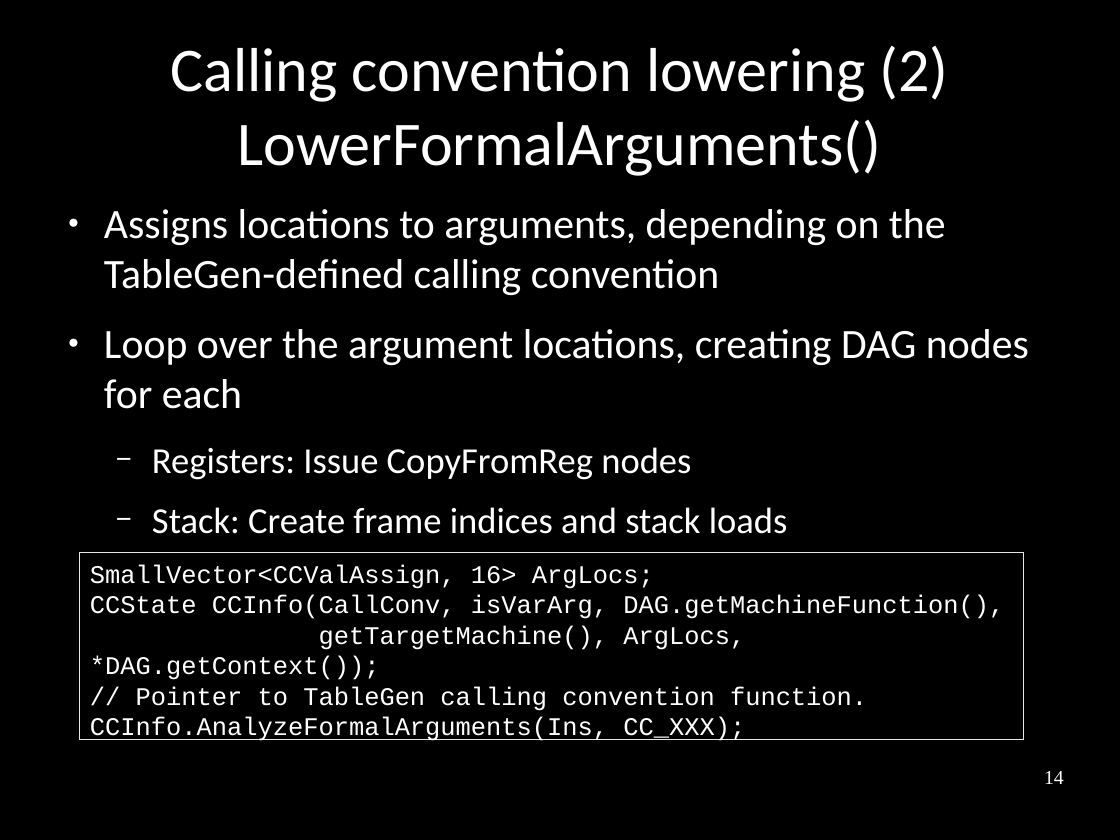
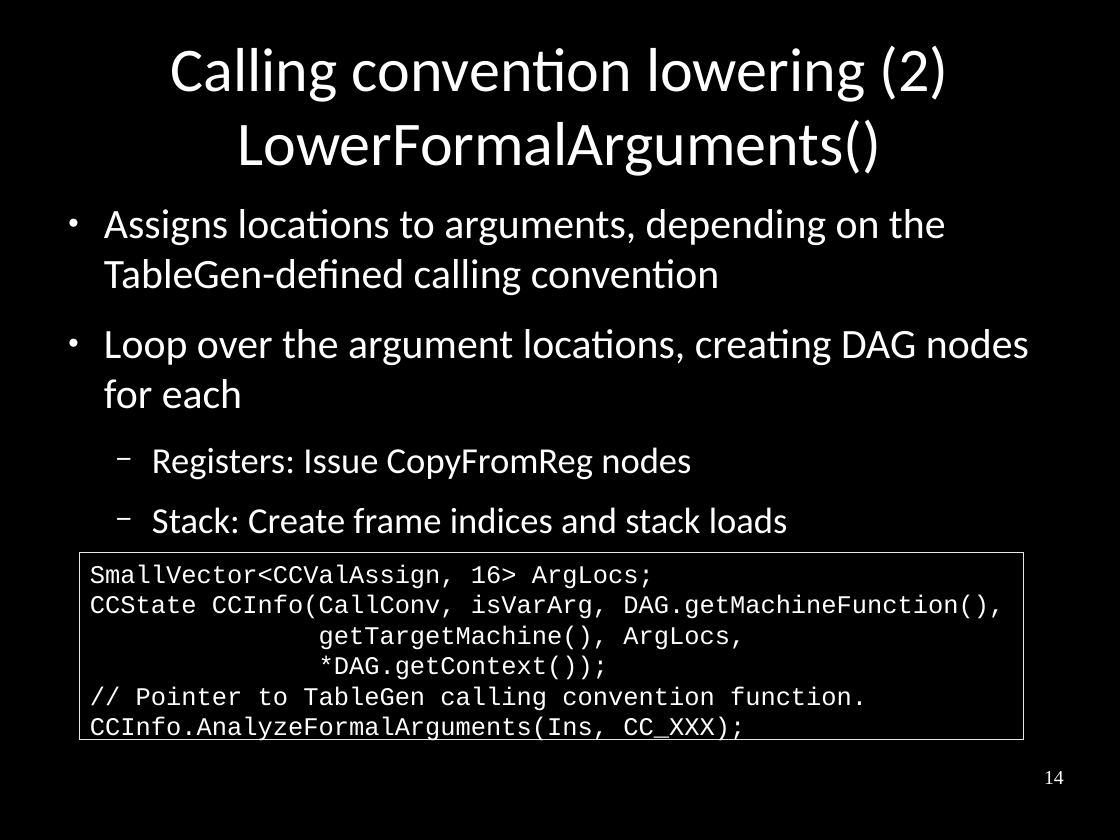
Before and after one commit to frasercrmck/llvm-leg, a slide deck: slide 14 of docs/Codeplay/Slides.odp. Drawn at 1120x840 pixels with LibreOffice and Linux fonts; fonts in the diff are those of the drawing. Boxes give left, top, right and bottom in pixels: in the first picture for what was removed or moved away, otherwise in the second. Text is boxed around its words. In the diff, an @@ line names an element or a change of style, - is before the commit and + after.

Commit message:
Added more slides for InstPrinting and MCCodeEmitting.

```diff
--- a/docs/Codeplay/Slides.odp
+++ b/docs/Codeplay/Slides.odp
@@ text in rectangle at [319, 625, 745, 680]: text changed @@
-getTargetMachine(), ArgLocs, *DAG.getContext());
+getTargetMachine(), ArgLocs,
+*DAG.getContext());
```
